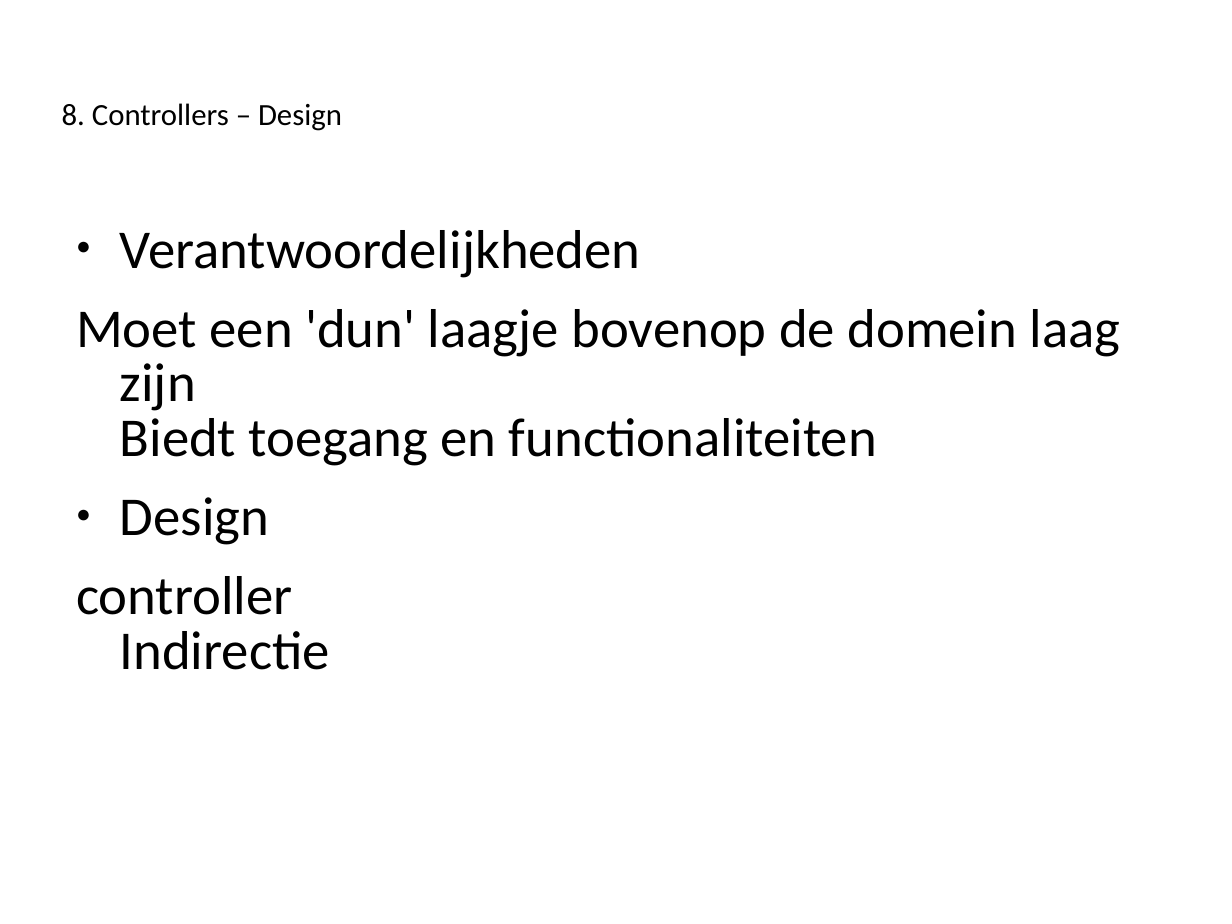
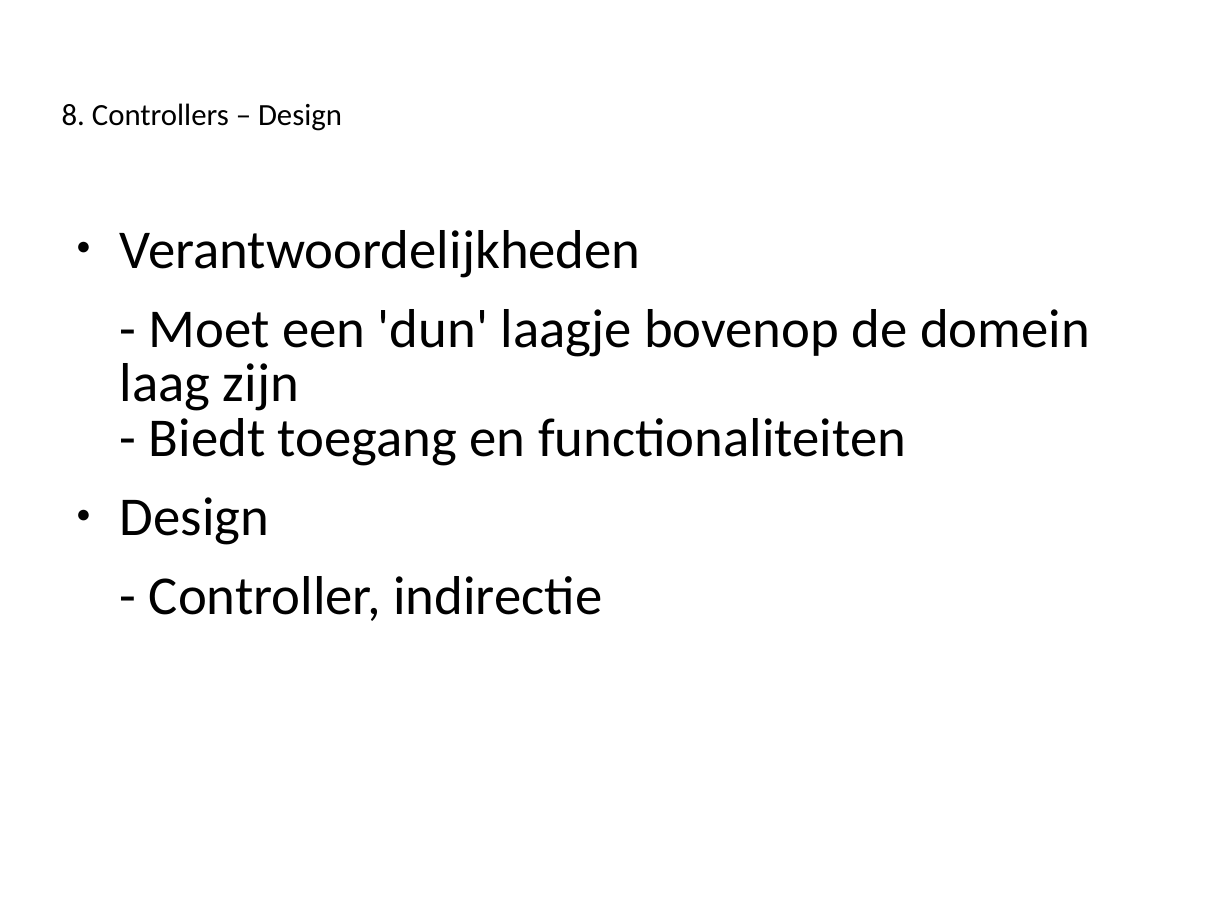
Before and after one commit to Novarg1/SWOP21, a slide deck: slide 20 of presentatie/Presentatie_Iteratie3.ppt. Drawn at 1232x924 pixels with LibreOffice and Linux fonts; fonts in the diff are those of the drawing. Boxes give left, top, right and bottom in pixels: in the first picture for what was removed or moved away, otherwise in the second. Text is boxed around its words. In the diff, an @@ line names an element or a change of style, - is before the commit and + after.

```diff
--- a/presentatie/Presentatie_Iteratie3.ppt
+++ b/presentatie/Presentatie_Iteratie3.ppt
@@ text at [120, 309, 1090, 466]: text changed @@
-Moet een 'dun' laagje bovenop de domein laag zijn
-Biedt toegang en functionaliteiten
+- Moet een 'dun' laagje bovenop de domein laag zijn
+- Biedt toegang en functionaliteiten
@@ text at [149, 576, 602, 621]: text changed @@
-controller
-Indirectie
+- Controller, indirectie
```
Also in this commit, not shown: 8 other slides changed.
